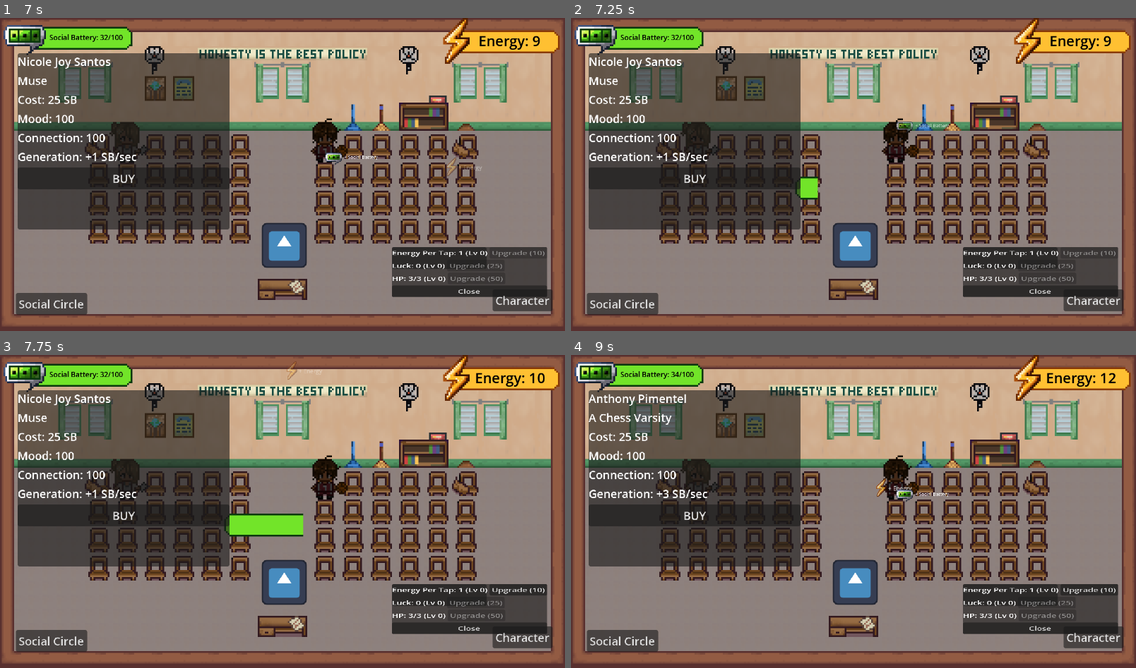
Above: before the commit, frames 1-4 (two rows, left to right).
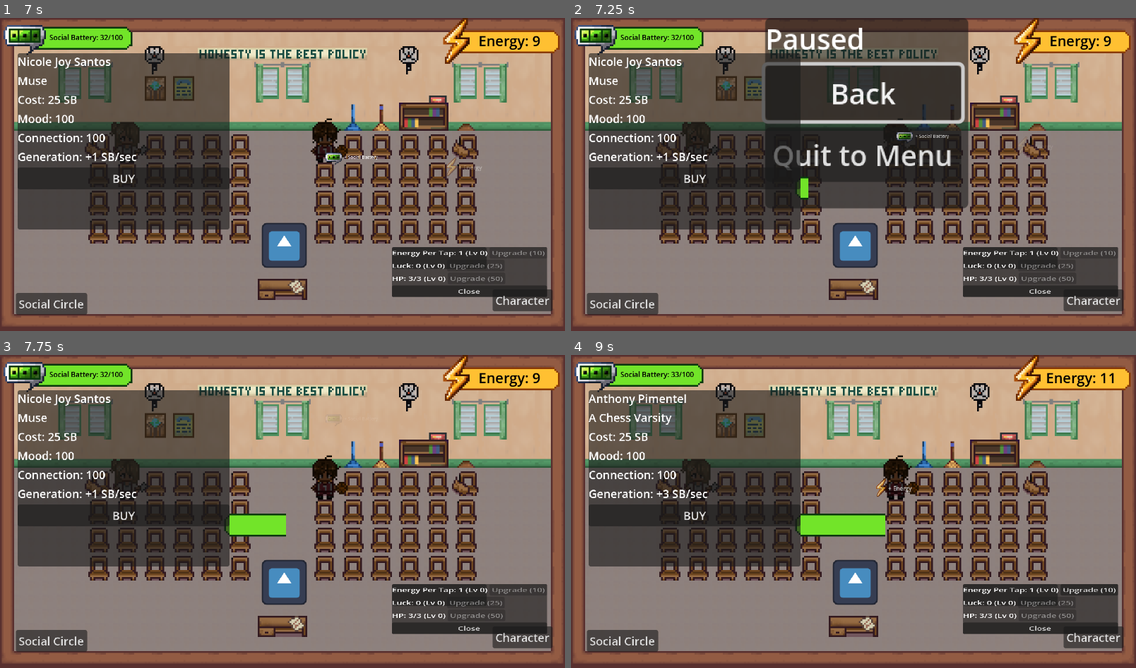
Above: after the commit, the same moments.

Repository: AzeOcram/checkpoint-gamejam
Game: Godot game, scene res://scenes/main/main.tscn
Same seed, same stepped clock (60 frames per second), same inputs: the game is played once before the commit and once after it. The engine's default icon, where the game draws it, is replaced by a stand-in: a white triangle on a blue panel in a dark square.
Inputs (mouse positions are in pixels of both pictures, inside the frame that each line leads up to):
- Up to frame 1 (7 s): click (333, 149) at 0.52 s; click "BUY" at 1.25 s; tap Enter at 2 s; move the mouse to (406, 161) at 2.02 s; press the mouse at (406, 161) at 2.03 s; release the mouse at (406, 161) at 2.75 s; click "Social Circle" at 2.75 s; click "Character" at 3.5 s; move the mouse to (169, 193) at 4.27 s; hold S 4.28-5.03 s; click (169, 193) at 4.35 s; move the mouse to (339, 105) at 5.02 s; press the mouse at (339, 105) at 5.03 s; move the mouse to (254, 240) at 5.77 s; release the mouse at (254, 240) at 5.78 s; click (254, 240) at 5.85 s; move the mouse to (452, 224) at 6.52 s; press the mouse at (452, 224) at 6.53 s; hold S from 6.53 s (still down)
- Up to frame 2 (7.25 s): keep holding S; tap Escape at 7.15 s
- Up to frame 3 (7.75 s): release S at 7.25 s; release the mouse at (452, 561) at 7.25 s; click (293, 430) at 7.25 s, where only the run after the commit has a clickable "Back"
- Up to frame 4 (9 s): move the mouse to (684, 464) at 8.02 s; hold S from 8.03 s (still down); click (684, 464) at 8.1 s; move the mouse to (881, 514) at 8.77 s; press the mouse at (881, 514) at 8.78 s

Frame 1 is identical in both runs. In frame 2, 20% of the frame differs, in the area x 33-71%, y 0-61%; in frame 3, 0.6%; in frame 4, 1.3%.
Error before the commit: Parse Error: Identifier "qte_list" not declared in the current scope. (res://scripts/qte/event_qte_system.gd:97)

Commit message:
feat(menu): addded pause button and main menu screen

Diff:
--- a/resources/qte/qte_list.gd
+++ b/resources/qte/qte_list.gd
@@ -2,16 +2,24 @@
 class_name QTEList
 
 var qte_list = [
-	#{
-		#"scene": preload("res://scenes/qte/slice_qte.tscn"),
-		#"data": preload("res://resources/qte/slice.tres")
-	#},
-	#{
-		#"scene": preload("res://scenes/qte/math_qte.tscn"),
-		#"data": preload("res://resources/qte/math.tres")
-	#},
+	{
+		"scene": preload("res://scenes/qte/slice_qte.tscn"),
+		"data": preload("res://resources/qte/slice.tres")
+	},
+	{
+		"scene": preload("res://scenes/qte/math_qte.tscn"),
+		"data": preload("res://resources/qte/math.tres")
+	},
 	{
 		"scene": preload("res://scenes/qte/wax_qte.tscn"),
 		"data": preload("res://resources/qte/wax.tres")
+	},
+	{
+		"scene": preload("res://scenes/qte/trash_qte.tscn"),
+		"data": preload("res://resources/qte/trash.tres")
+	},
+	{
+		"scene": preload("res://scenes/qte/timing_bar_qte.tscn"),
+		"data": preload("res://resources/qte/timing.tres")
 	}
 ]
--- a/scenes/main/main.tscn
+++ b/scenes/main/main.tscn
@@ -9,9 +9,9 @@
 [ext_resource type="PackedScene" uid="uid://bdpxj05qumq84" path="res://scenes/social_battery/social_battery_system.tscn" id="5_ow5a4"]
 [ext_resource type="PackedScene" uid="uid://bhxj7p3jcoghi" path="res://scenes/friends/recruitment_system.tscn" id="6_hujxm"]
 [ext_resource type="Script" uid="uid://bkwgaojs1e0rl" path="res://scripts/main/game_input.gd" id="6_ow5a4"]
+[ext_resource type="PackedScene" uid="uid://c7ns4amc38k0w" path="res://scenes/main/pause_menu.tscn" id="6_raeie"]
 [ext_resource type="Script" uid="uid://b4ml2uu6gt6lo" path="res://scripts/friends/friend_qte_manager.gd" id="11_7smn1"]
 [ext_resource type="PackedScene" path="res://scenes/stats/stats_system.tscn" id="11_statsys"]
-[ext_resource type="PackedScene" uid="uid://b71rut5ewb1sh" path="res://scenes/qte/base_qte.tscn" id="12_raeie"]
 [ext_resource type="PackedScene" uid="uid://cs7j61ssisf55" path="res://scenes/stats/stats_shop.tscn" id="12_statshop"]
 [ext_resource type="PackedScene" uid="uid://dn1fwhj4kf13w" path="res://scenes/qte/event_qte_system.tscn" id="13_raeie"]
 [ext_resource type="AudioStream" uid="uid://dn0y248f3pp8j" path="res://assets/audio/checkpoint_bgm_v1.ogg" id="14_raeie"]
@@ -71,6 +71,9 @@
 scale = Vector2(0.4, 0.4)
 text = "Character"
 
+[node name="PauseMenu" parent="UI" unique_id=186705034 instance=ExtResource("6_raeie")]
+layout_mode = 0
+
 [node name="Systems" type="Node" parent="." unique_id=2118144932]
 
 [node name="GameInput" type="Node" parent="Systems" unique_id=1107179277]
@@ -86,7 +89,6 @@
 
 [node name="FriendQTEManager" type="Node" parent="Systems" unique_id=466463394]
 script = ExtResource("11_7smn1")
-base_qte_scene = ExtResource("12_raeie")
 
 [node name="EventQTESystem" parent="Systems" unique_id=492177173 instance=ExtResource("13_raeie")]
 
--- /dev/null
+++ b/scenes/main/pause_menu.tscn
@@ -0,0 +1,34 @@
+[gd_scene format=3 uid="uid://c7ns4amc38k0w"]
+
+[ext_resource type="Script" uid="uid://rmr5kq0m0rnw" path="res://scripts/main/pause_menu.gd" id="1_qo3ou"]
+
+[node name="PauseMenu" type="Control" unique_id=186705034]
+process_mode = 2
+layout_mode = 3
+anchors_preset = 0
+offset_right = 40.0
+offset_bottom = 40.0
+script = ExtResource("1_qo3ou")
+
+[node name="Panel" type="Panel" parent="." unique_id=738963154]
+layout_mode = 0
+offset_left = 110.0
+offset_right = 225.0
+offset_bottom = 108.0
+
+[node name="VBoxContainer" type="VBoxContainer" parent="Panel" unique_id=1882690091]
+layout_mode = 0
+offset_right = 40.0
+offset_bottom = 40.0
+
+[node name="Label" type="Label" parent="Panel/VBoxContainer" unique_id=1916544414]
+layout_mode = 2
+text = "Paused"
+
+[node name="BackButton" type="Button" parent="Panel/VBoxContainer" unique_id=824014380]
+layout_mode = 2
+text = "Back"
+
+[node name="QuitButton" type="Button" parent="Panel/VBoxContainer" unique_id=1451437078]
+layout_mode = 2
+text = "Quit to Menu"
--- a/scenes/main_menu/main_menu.tscn
+++ b/scenes/main_menu/main_menu.tscn
@@ -16,10 +16,13 @@
 layout_mode = 2
 text = "Friends We Made"
 
-[node name="Button" type="Button" parent="VBoxContainer" unique_id=295300122]
+[node name="Play" type="Button" parent="VBoxContainer" unique_id=295300122]
 layout_mode = 2
 text = "Play"
 
-[node name="Button2" type="Button" parent="VBoxContainer" unique_id=743543158]
+[node name="Quit" type="Button" parent="VBoxContainer" unique_id=743543158]
 layout_mode = 2
 text = "Quit"
+
+[connection signal="pressed" from="VBoxContainer/Play" to="." method="_on_play_pressed"]
+[connection signal="pressed" from="VBoxContainer/Quit" to="." method="_on_quit_pressed"]
--- a/scenes/qte/slice_qte.tscn
+++ b/scenes/qte/slice_qte.tscn
@@ -1,7 +1,6 @@
 [gd_scene format=3 uid="uid://bnodx0x7f36tm"]
 
 [ext_resource type="Script" uid="uid://ch56sim8hcokk" path="res://scripts/qte/slice_qte.gd" id="1_rs3x7"]
-[ext_resource type="Resource" uid="uid://gr1bcxugff74" path="res://resources/qte/slice.tres" id="2_jo2xf"]
 [ext_resource type="Texture2D" uid="uid://c0hbwcjvnjwin" path="res://icon.svg" id="3_vthp2"]
 
 [node name="SlicePaperQTE" type="Control" unique_id=236236739]
@@ -12,7 +11,6 @@
 grow_horizontal = 2
 grow_vertical = 2
 script = ExtResource("1_rs3x7")
-qte_data = ExtResource("2_jo2xf")
 
 [node name="Overlay" type="ColorRect" parent="." unique_id=1207760525]
 layout_mode = 1
--- /dev/null
+++ b/scripts/main/pause_menu.gd
@@ -0,0 +1,39 @@
+extends Control
+
+
+@onready var back_button: Button = $Panel/VBoxContainer/BackButton
+@onready var quit_button: Button = $Panel/VBoxContainer/QuitButton
+
+
+func _ready() -> void:
+	process_mode = Node.PROCESS_MODE_ALWAYS
+	visible = false
+
+	back_button.pressed.connect(_on_back_pressed)
+	quit_button.pressed.connect(_on_quit_pressed)
+
+
+func _input(event: InputEvent) -> void:
+	if event is InputEventKey:
+		if event.keycode == KEY_ESCAPE and event.pressed:
+			toggle_pause()
+
+
+func toggle_pause() -> void:
+	visible = not visible
+
+	if visible:
+		get_tree().paused = true
+		back_button.grab_focus()
+	else:
+		get_tree().paused = false
+
+
+func _on_back_pressed() -> void:
+	visible = false
+	get_tree().paused = false
+
+
+func _on_quit_pressed() -> void:
+	get_tree().paused = false
+	get_tree().change_scene_to_file("res://scenes/main_menu/main_menu.tscn")
--- a/scripts/qte/event_qte_system.gd
+++ b/scripts/qte/event_qte_system.gd
@@ -8,6 +8,8 @@
 
 @onready var timer: Node = $Timer
 
+
+var qte_list = QTEList.new().qte_list
 
 var active_qte: BaseQTE = null
 
@@ -24,7 +26,7 @@
 	var progress = Player.progress_score
 
 	if progress < 0.2:
-		return randf_range(1.0, 3.0) #ONLY FOR TESTING
+		return randf_range(25.0, 27.0)
 	elif progress < 0.4:
 		return randf_range(20.0, 24.0)
 	elif progress < 0.6:
Not shown, added: scripts/main/pause_menu.gd.uid
